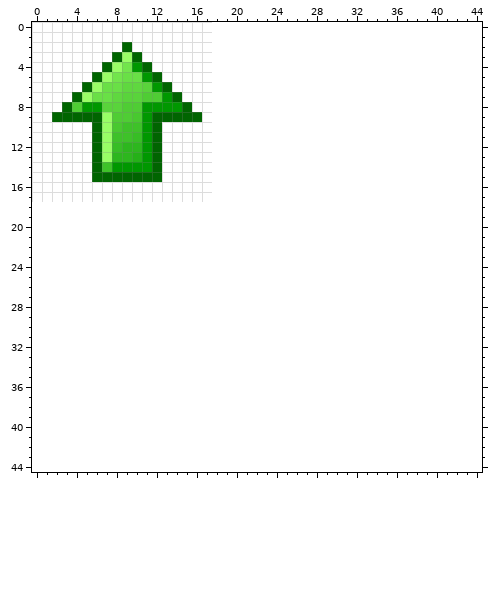
One commit to this pixel-art sprite: icon/4_nuoc.png. The picture above was drawn from the file before the commit.
The file is 18x18 pixels. Colours within 5 levels of each other are drawn and written as one. The old version is drawn lined up with the new one, on the new canvas.
After:
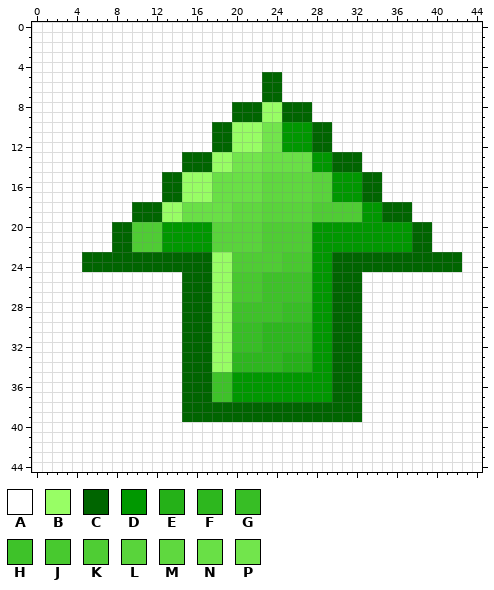
Palette (. is transparent): A #ffffff  B #98fe65  C #006500  D #009800  E #25b118  F #2db71e  G #37be25  H #3ec229  J #48c92f  K #4fcd34  L #59d43b  M #5fd83f  N #69e046  P #72e54c
From old to new:
canvas 18x18 -> 45x45
y 0..1: x 18..44 ........................... -> AAAAAAAAAAAAAAAAAAAAAAAAAAA
y 2: x 9 C -> A; x 18..44 ........................... -> AAAAAAAAAAAAAAAAAAAAAAAAAAA
y 3: x 8..10 CBC -> AAA; x 18..44 ........................... -> AAAAAAAAAAAAAAAAAAAAAAAAAAA
y 4: x 7..11 CBPDC -> AAAAA; x 18..44 ........................... -> AAAAAAAAAAAAAAAAAAAAAAAAAAA
y 5: x 6..12 CBPNNDC -> AAAAAAA; x 18..44 ........................... -> AAAAACCAAAAAAAAAAAAAAAAAAAA
y 6: x 5..13 CBNNMMLDC -> AAAAAAAAA; x 18..44 ........................... -> AAAAACCAAAAAAAAAAAAAAAAAAAA
y 7: x 4..14 CBNNMLLKKDC -> AAAAAAAAAAA; x 18..44 ........................... -> AAAAACCAAAAAAAAAAAAAAAAAAAA
y 8: x 3..15 CKDDLLKKDDDDC -> AAAAAAAAAAAAA; x 18..44 ........................... -> AACCCBBCCCAAAAAAAAAAAAAAAAA
y 9: x 2..16 CCCCCBKKJDCCCCC -> AAAAAAAAAAAAAAA; x 18..44 ........................... -> AACCCBBCCCAAAAAAAAAAAAAAAAA
y 10: x 6..12 CBJHHDC -> AAAAAAA; x 18..44 ........................... -> CCBBBPPDDDCCAAAAAAAAAAAAAAA
y 11: x 6..12 CBHHGDC -> AAAAAAA; x 18..44 ........................... -> CCBBBPPDDDCCAAAAAAAAAAAAAAA
y 12: x 6..12 CBGFFDC -> AAAAAAA; x 18..44 ........................... -> CCBBBPPDDDCCAAAAAAAAAAAAAAA
y 13: x 6..12 CBFFEDC -> AAAAAAA; x 15..44 AAA........................... -> CCCBBPPPNNNNNDDCCCAAAAAAAAAAAA
y 14: x 6..12 CHDDDDC -> AAAAAAA; x 15..44 AAA........................... -> CCCBBPPPNNNNNDDCCCAAAAAAAAAAAA
y 15: x 6..44 CCCCCCCAAAAA........................... -> AAAAAAACCBBBNNNNNMMMMMLLDDDCCAAAAAAAAAA
y 16..17: x 13..44 AAAAA........................... -> CCBBBNNNNNMMMMMLLDDDCCAAAAAAAAAA
y 18..19: x 0..44 ............................................. -> AAAAAAAAAACCCBBNNNNNMMMLLLLLKKKKKDDCCCAAAAAAA
y 20..22: x 0..44 ............................................. -> AAAAAAAACCKKKDDDDDLLLLLKKKKKDDDDDDDDDDCCAAAAA
y 23..24: x 0..44 ............................................. -> AAAAACCCCCCCCCCCCCBBKKKKKJJJDDCCCCCCCCCCCCCAA
y 25..27: x 0..44 ............................................. -> AAAAAAAAAAAAAAACCCBBJJJHHHHHDDCCCAAAAAAAAAAAA
y 28..29: x 0..44 ............................................. -> AAAAAAAAAAAAAAACCCBBHHHHHGGGDDCCCAAAAAAAAAAAA
y 30..32: x 0..44 ............................................. -> AAAAAAAAAAAAAAACCCBBGGGFFFFFDDCCCAAAAAAAAAAAA
y 33..34: x 0..44 ............................................. -> AAAAAAAAAAAAAAACCCBBFFFFFEEEDDCCCAAAAAAAAAAAA
y 35..37: x 0..44 ............................................. -> AAAAAAAAAAAAAAACCCHHDDDDDDDDDDCCCAAAAAAAAAAAA
y 38..39: x 0..44 ............................................. -> AAAAAAAAAAAAAAACCCCCCCCCCCCCCCCCCAAAAAAAAAAAA
y 40..44: x 0..44 ............................................. -> AAAAAAAAAAAAAAAAAAAAAAAAAAAAAAAAAAAAAAAAAAAAA
